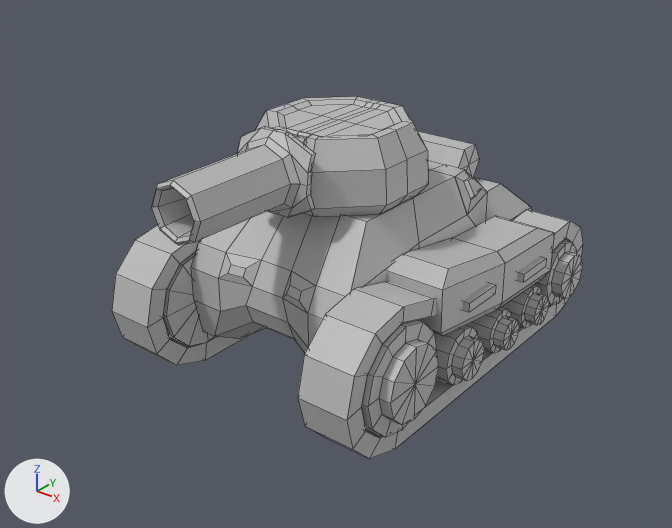
The FBX model Assets/Models/Tank.fbx: old version first, new version second.
The view is the same before and after, from a camera (50 mm lens) standing at (3.65, -4.91, 3.53) and looking at (0.04, -0.41, 0.73). Arrows for +X, +Y and +Z are at lower left; the lights stay in place. Mesh edges are drawn as thin lines. Where no turn or scale is listed for an object, it has been applied to the vertices.

Names of what the first picture shows: 'Back_Detail', 'Back_Left_Detail', 'Barrel', 'Hull', 'Left_Armour', 'Left_Back_Wheel', 'Left_Detail_2', 'Left_Front_Wheel', 'Left_Middle_Wheel_1', 'Left_Middle_Wheel_2', 'Left_Middle_Wheel_3', 'Left_Tread', 'Right_Front_Wheel', 'Right_Tread', 'Turret'.
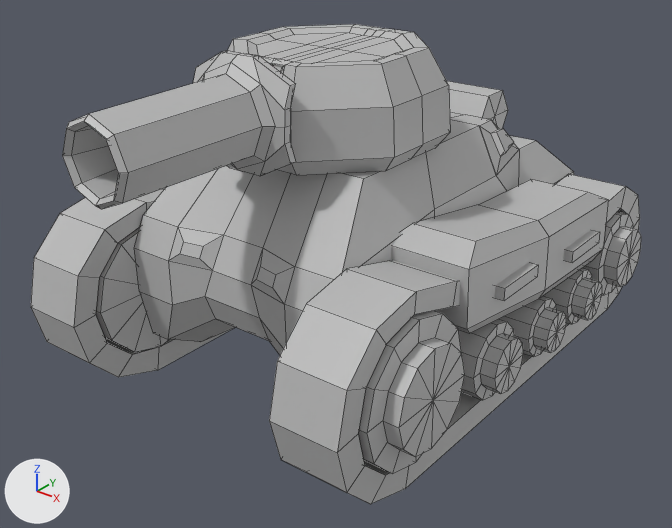
What changed in the scene script:
```text
Change me_mesh_013:
    where me_mesh_013.from_pydata(...)  # 62 vertices, 72 faces; spans x -0.24..0.24, y -0.36..0.36, z -0.36..0.36
    me_mesh_013 part 2: the whole mesh is turned -1 degrees about the y axis through its middle and scaled by 1.28
Change me_mesh_023:
    where me_mesh_023.from_pydata(...)  # 76 vertices, 76 faces; spans x -1.01..-0.65, y -1.52..1.49, z 0.0..0.98
    me_mesh_023 part 3: the whole mesh is turned -1 degrees about the y axis through the mesh origin and scaled by 1.28
Change me_mesh_001:
    where me_mesh_001.from_pydata(...)  # 126 vertices, 124 faces; spans x -0.563..0.563, y -0.563..0.563, z -0.033..0.454
    me_mesh_001 part 5: the whole mesh is multiplied about its middle by the matrix ((1.278, 0.0, -0.022), (0.0, 1.278, 0.0), (0.022, 0.0, 1.278)), then moved by (0.001, 0.573, -0.249)
Change me_mesh_006:
    remove me_mesh_006.from_pydata(...)  # 24 vertices, 22 faces; spans x -0.231..0.231, y -0.74..0.74, z -0.28..0.28
    add me_mesh_006.from_pydata(...)  # 24 vertices, 22 faces; spans x -0.3..0.3, y -0.945..0.945, z -0.362..0.362
    me_mesh_006 part 7: 24 of 24 vertices moved; they spanned x -0.231..0.231, y -0.74..0.74, z -0.28..0.28 and now span x -0.3..0.3, y -0.945..0.945, z -0.362..0.362; mean shift (0.0, 0.002, -0.004); largest move (-0.231, 0.74, -0.22) -> (-0.29, 0.945, -0.286)
Change me_mesh_022:
    where me_mesh_022.from_pydata(...)  # 62 vertices, 72 faces; spans x -0.24..0.24, y -0.36..0.36, z -0.36..0.36
    me_mesh_022 part 8: the whole mesh is turned -1 degrees about the y axis through its middle and scaled by 1.28
Change me_mesh_002:
    where me_mesh_002.from_pydata(...)  # 115 vertices, 122 faces; spans x -0.286..0.286, y -1.022..0.177, z -0.269..0.269
    me_mesh_002 part 1: the whole mesh is multiplied about the mesh origin by the matrix ((1.278, 0.0, -0.022), (0.0, 1.278, 0.0), (0.022, 0.0, 1.278))
Change me_mesh_009:
    where me_mesh_009.from_pydata(...)  # 62 vertices, 72 faces; spans x -0.24..0.24, y -0.25..0.25, z -0.25..0.25
    me_mesh_009 part 9: the whole mesh is turned -1 degrees about the y axis through its middle and scaled by 1.28
Change me_mesh_005:
    where me_mesh_005.from_pydata(...)  # 14 vertices, 18 faces; spans x -0.288..0.288, y -0.08..0.24, z 0.0..0.277
    me_mesh_005 part 6: the whole mesh is turned -1 degrees about the y axis through the mesh origin and scaled by 1.28
Change me_mesh_012:
    where me_mesh_012.from_pydata(...)  # 62 vertices, 72 faces; spans x -0.24..0.24, y -0.2..0.2, z -0.2..0.2
    me_mesh_012 part 4: the whole mesh is turned -1 degrees about the y axis through its middle and scaled by 1.28
Change me_mesh:
    where me_mesh.from_pydata(...)  # 126 vertices, 125 faces; spans x -0.64..0.64, y -1.11..1.4, z 0.13..1.27
    me_mesh part 10: the whole mesh is turned -1 degrees about the y axis through the mesh origin and scaled by 1.28
Change me_mesh_014:
    where me_mesh_014.from_pydata(...)  # 76 vertices, 76 faces; spans x 0.65..1.01, y -1.52..1.49, z 0.0..0.98
    me_mesh_014 part 11: the whole mesh is scaled about its middle by 1.28, then moved by (0.22, 0.0, 0.15)
Change ob_left_front_wheel:
    ob_left_front_wheel.location: (0.881, -1.006, 0.502) -> (1.115, -1.286, 0.661)
Change ob_left_middle_wheel_3:
    ob_left_middle_wheel_3.location: (0.881, 0.618, 0.302) -> (1.119, 0.79, 0.406)
Change ob_left_detail_2:
    ob_left_detail_2.location: (0.946, 0.473, 0.677) -> (1.193, 0.604, 0.886)
Change ob_turret:
    ob_turret.location: (0.001, -0.328, 1.3) -> (0.0, -0.992, 1.969)
Change ob_left_armour:
    ob_left_armour.location: (0.824, 0.092, 0.744) -> (1.037, 0.117, 0.969)
Change ob_right_front_wheel:
    ob_right_front_wheel.location: (-0.879, -1.006, 0.502) -> (-1.134, -1.286, 0.622)
Change ob_barrel:
    ob_barrel.location: (0.001, -0.766, 1.545) -> (0.0, -0.979, 1.975)
Change ob_left_middle_wheel_2:
    ob_left_middle_wheel_2.location: (0.881, 0.172, 0.302) -> (1.119, 0.22, 0.406)
Change ob_left_back_wheel:
    ob_left_back_wheel.location: (0.881, 1.08, 0.392) -> (1.117, 1.38, 0.521)
Change ob_back_detail:
    ob_back_detail.location: (0.0, 0.799, 1.011) -> (-0.023, 1.021, 1.292)
Change ob_left_middle_wheel_1:
    ob_left_middle_wheel_1.location: (0.881, -0.333, 0.342) -> (1.118, -0.426, 0.457)
Change ob_back_left_detail:
    ob_back_left_detail.location: (0.528, 0.55, 1.139) -> (0.649, 0.703, 1.467)
```

Location of each change, (x1, y1, x2, y2) in pixels of the pictures (672 x 528 px):
'Hull', mesh turned
    before: (192, 161, 532, 353)
    after: (134, 112, 574, 355)
'Left_Tread', mesh rescaled (30% wider, 32% taller)
    before: (298, 210, 583, 459)
    after: (269, 174, 640, 504)
'Barrel', reshaped, moved (42% wider, 33% taller)
    before: (152, 126, 316, 245)
    after: (62, 50, 296, 209)
'Turret', reshaped, moved (29% wider, 25% taller)
    before: (256, 96, 428, 217)
    after: (228, 24, 450, 175)
'Left_Armour', reshaped, moved (29% wider, 29% taller)
    before: (386, 216, 554, 336)
    after: (391, 179, 608, 334)
'Right_Tread', mesh turned
    before: (112, 225, 252, 365)
    after: (31, 189, 235, 377)
'Left_Front_Wheel', mesh turned, moved
    before: (361, 320, 439, 437)
    after: (358, 311, 465, 473)
'Right_Front_Wheel', mesh turned, moved
    before: (163, 252, 214, 346)
    after: (96, 227, 169, 352)
'Left_Middle_Wheel_1', mesh turned, moved
    before: (435, 325, 484, 385)
    after: (458, 319, 523, 400)
'Left_Back_Wheel', mesh turned, moved
    before: (534, 240, 582, 305)
    after: (583, 212, 641, 295)
'Left_Middle_Wheel_2', moved
    before: (467, 307, 519, 353)
    after: (500, 296, 566, 357)
'Back_Detail', mesh turned, moved
    before: (418, 131, 479, 177)
    after: (447, 81, 508, 129)
'Left_Middle_Wheel_3', moved
    before: (502, 285, 549, 328)
    after: (544, 268, 602, 324)
'Back_Left_Detail', moved
    before: (455, 170, 487, 215)
    after: (479, 120, 519, 176)
'Left_Detail_2', moved
    before: (517, 256, 546, 282)
    after: (563, 230, 600, 263)
